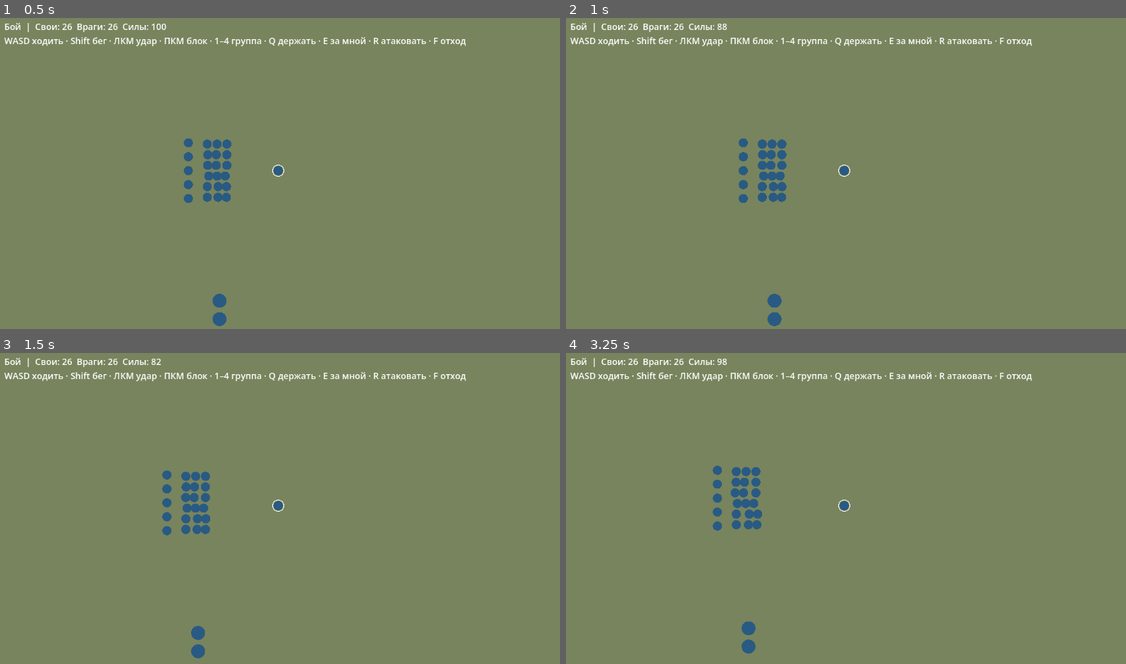
Above: before the commit, frames 1-4 (two rows, left to right).
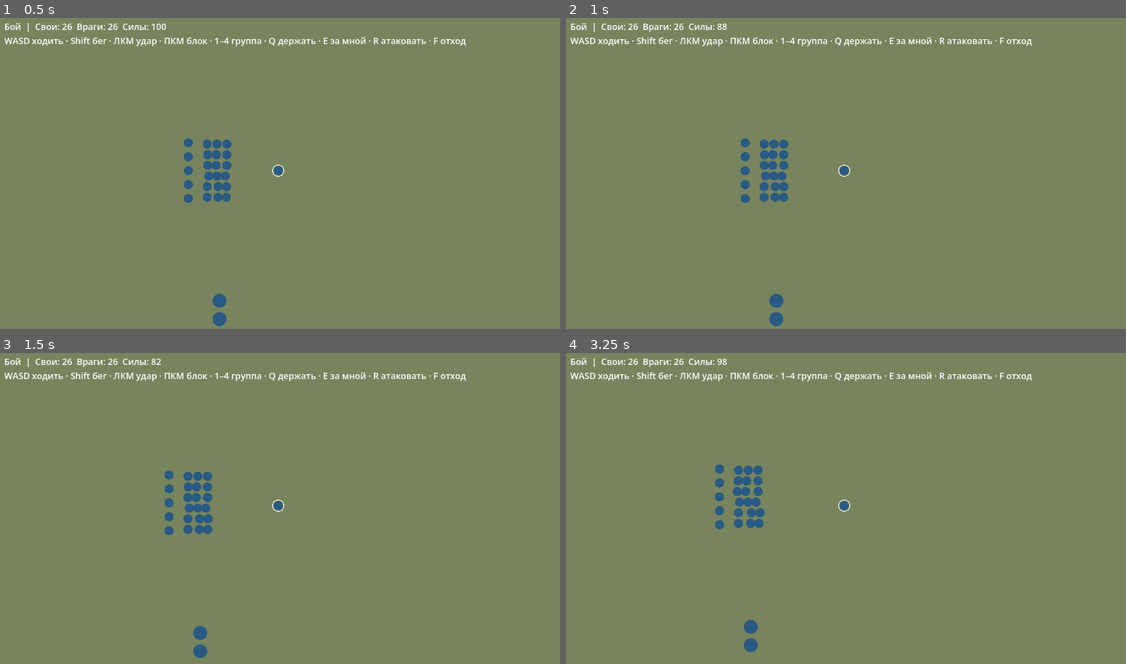
Above: after the commit, the same moments.

Repository: akglebak16/iron-standard
Game: Godot game, scene res://app/main.tscn
Two runs of this game, one before a commit and one after it. Both use one fixed random seed, a clock stepped at 60 frames per second and the inputs below.
Inputs (mouse positions are in pixels of both pictures, inside the frame that each line leads up to):
- Up to frame 1 (0.5 s): no input
- Up to frame 2 (1 s): tap Enter at 0.5 s; move the mouse to (969, 154) at 0.52 s; hold D from 0.53 s (still down); hold Shift from 0.53 s (still down); click (969, 154) at 0.67 s
- Up to frame 3 (1.5 s): move the mouse to (168, 520) at 1.27 s; release D at 1.28 s; release Shift at 1.28 s; hold S from 1.28 s (still down); tap X at 1.35 s
- Up to frame 4 (3.25 s): move the mouse to (902, 436) at 2.02 s; release S at 2.03 s; hold D 2.03-2.78 s; tap 1 at 2.1 s; move the mouse to (818, 567) at 2.77 s; hold W from 2.78 s (still down); tap 2 at 2.85 s; click (818, 567) at 2.92 s

Frame 1 is identical in both runs. In frame 2, 0.5% of the frame differs, in the area x 30-40%, y 38-100%; in frame 3, 0.6%; in frame 4, 0.7%, in the area x 26-36%, y 35-97%.

Commit message:
Перенести параметры ближнего удара героя

Diff:
--- a/godot/battle/application/session.gd
+++ b/godot/battle/application/session.gd
@@ -75,7 +75,7 @@
 
 func _handle_swap() -> void:
 	var pressed: bool = bool(_input.get("swap", false))
-	if pressed and not _swap_held and _gear_catalog != null and not _hero_profile.is_empty() and _hero.attack_windup <= 0.0:
+	if pressed and not _swap_held and _gear_catalog != null and not _hero_profile.is_empty() and _hero.attack_windup < 0.0:
 		var selection := "melee" if _hero_profile.get("sel", "melee") == "ranged" else "ranged"
 		var candidate: Dictionary = _hero_profile.duplicate(true)
 		candidate.sel = selection
--- a/godot/battle/config.gd
+++ b/godot/battle/config.gd
@@ -195,8 +195,17 @@
 const HERO_SHOT_MISS_DISTANCE_FRACTION := 0.7
 const HERO_ATTACK_ARC := 1.0
 const HERO_ATTACK_DISTANCE := 30.0
+const HERO_WEAPON_BASE_REACH := 9.0
+const HERO_MOUNTED_ATTACK_REACH := 8.0
 const HERO_MAX_HITS := 3
 const HERO_FOLLOWUP_DAMAGE := 0.7
+const HERO_DEFAULT_KNOCKBACK := 1.0
+const HERO_KNOCKBACK_DISTANCE := 5.0
+const HERO_BLOCK_HOLD_CHANCE := 0.75
+const HERO_MELEE_DAMAGE_MIN := 0.85
+const HERO_MELEE_DAMAGE_MAX := 1.2
+const HERO_SWING_SECONDS := 0.26
+const HERO_SWING_SPEED_MULTIPLIER := 0.7
 const HERO_ACTIVE_BLOCK_BONUS := 0.13
 const HERO_IDLE_BLOCK_MULTIPLIER := 0.25
 const HERO_MAX_BLOCK_CHANCE := 0.97
--- a/godot/battle/data/hero_stats.gd
+++ b/godot/battle/data/hero_stats.gd
@@ -32,4 +32,5 @@
 	hero.pierce = float(weapon.get("pb", 0.0))
 	hero.accuracy = float(weapon.get("acc", 0.0)) * Config.HERO_GEAR_ACCURACY_MULTIPLIER
 	hero.anti_cavalry = bool(weapon.get("anticav", false))
+	hero.hero_weapon = weapon.duplicate(true)
 	return true
--- a/godot/battle/model/unit.gd
+++ b/godot/battle/model/unit.gd
@@ -50,8 +50,10 @@
 var undead_kind: String = ""
 var stamina: float = Config.HERO_MAX_STAMINA
 var blocking: bool = false
-var attack_windup: float = 0.0
+var attack_windup: float = -1.0
 var swing_facing: float = 0.0
+var swing_timer: float = 0.0
+var hero_weapon: Dictionary = {} # Detached equipment data; only the controlled hero reads it.
 
 func _init(unit_id: int, unit_side: int, at: Vector2, health: float, protection: float, unit_tier: int) -> void:
 	id = unit_id
--- a/godot/battle/rules/combat.gd
+++ b/godot/battle/rules/combat.gd
@@ -27,6 +27,31 @@
 	if attacker.damage_type.is_empty():
 		return battle.hurt(target, raw, attacker)
 	return battle.hurt(target, raw * DamageType.multiplier(attacker.damage_type, target.armor), attacker, DamageType.pierce(attacker.damage_type, target.armor, attacker.pierce))
+
+static func hero_strike(battle: State, hero: Unit, target: Unit, previous_hits: int, rng: RandomNumberGenerator) -> int:
+	var weapon: Dictionary = hero.hero_weapon
+	var direction: float = (target.position - hero.position).angle()
+	var incoming: float = (hero.position - target.position).angle()
+	var rear := absf(wrapf(incoming - target.facing, -PI, PI)) > Config.REAR_ANGLE
+	if not rear and Block.check(target, incoming, false, rng) and rng.randf() < Config.HERO_BLOCK_HOLD_CHANCE - float(weapon.get("brk", 0.0)):
+		return 0
+	var knockback: float = float(weapon.get("kb", Config.HERO_DEFAULT_KNOCKBACK))
+	target.position += Vector2(cos(direction), sin(direction)) * Config.HERO_KNOCKBACK_DISTANCE * knockback
+	var raw: float = hero.damage * rng.randf_range(Config.HERO_MELEE_DAMAGE_MIN, Config.HERO_MELEE_DAMAGE_MAX)
+	if rear:
+		raw *= Config.REAR_DAMAGE_MULTIPLIER
+	if previous_hits > 0:
+		raw *= float(weapon.get("fall", Config.HERO_FOLLOWUP_DAMAGE))
+	if hero.anti_cavalry and target.mounted:
+		raw *= Config.ANTI_CAVALRY_MULTIPLIER
+	if hero.damage_type == EquipmentConfig.DAMAGE_TYPE_BLUNT:
+		if target.undead_kind == "skel":
+			raw *= Config.SKELETON_BLUNT_MULTIPLIER
+		elif target.undead_kind == "zombie":
+			raw *= Config.ZOMBIE_BLUNT_MULTIPLIER
+	if hero.damage_type.is_empty():
+		return battle.hurt(target, raw, hero)
+	return battle.hurt(target, raw * DamageType.multiplier(hero.damage_type, target.armor), hero, DamageType.pierce(hero.damage_type, target.armor, hero.pierce))
 
 static func shoot(attacker: Unit, target: Unit, rng: RandomNumberGenerator) -> Dictionary:
 	var distance: float = attacker.position.distance_to(target.position)
--- a/godot/battle/rules/hero_control.gd
+++ b/godot/battle/rules/hero_control.gd
@@ -12,7 +12,7 @@
 	var move: Vector2 = input.get("move", Vector2.ZERO)
 	move = move.limit_length(1.0)
 	hero.facing = float(input.get("face", hero.facing))
-	hero.blocking = bool(input.get("block", false)) and hero.attack_windup <= 0.0
+	hero.blocking = bool(input.get("block", false)) and hero.attack_windup < 0.0
 	var sprinting: bool = bool(input.get("sprint", false)) and move.length() > Config.HERO_SPRINT_MIN_INPUT and hero.stamina > Config.HERO_SPRINT_MIN_STAMINA and not hero.blocking
 	var speed: float = hero.speed
 	if sprinting:
@@ -23,39 +23,47 @@
 		hero.stamina = minf(Config.HERO_MAX_STAMINA, hero.stamina + recovery * dt)
 	if hero.blocking:
 		speed *= Config.HERO_BLOCK_SPEED_MULTIPLIER
+	if hero.swing_timer > 0.0 and not hero.mounted:
+		speed *= Config.HERO_SWING_SPEED_MULTIPLIER
 	var steering: float = Config.HERO_HORSE_STEERING_RATE if move.length() > 0.0 else Config.HERO_HORSE_IDLE_STEERING_RATE
 	if not hero.mounted:
 		steering = Config.HERO_FOOT_STEERING_RATE
 	hero.velocity = hero.velocity.lerp(move * speed, minf(1.0, steering * dt))
+	hero.attack_cooldown -= dt
+	if bool(input.get("attack", false)) and hero.attack_cooldown <= 0.0 and hero.attack_windup < 0.0 and not hero.blocking:
+		hero.attack_cooldown = hero.attack_interval
+		hero.attack_windup = Config.HERO_RANGED_WINDUP if hero.attack_range > 0.0 else Config.HERO_ATTACK_WINDUP
+		hero.swing_timer = 0.0 if hero.attack_range > 0.0 else Config.HERO_SWING_SECONDS
+		hero.swing_facing = hero.facing
+	if hero.attack_windup >= 0.0:
+		hero.attack_windup -= dt
+		if hero.attack_windup < 0.0:
+			_strike(battle, hero, rng)
+	hero.swing_timer -= dt
 	hero.position += hero.velocity * dt
 	hero.position = hero.position.clamp(Vector2(Config.FIELD_LEFT_RIGHT_MARGIN, Config.FIELD_TOP_MARGIN), battle.arena_size - Vector2(Config.FIELD_LEFT_RIGHT_MARGIN, Config.FIELD_BOTTOM_MARGIN))
-	hero.attack_cooldown -= dt
-	if bool(input.get("attack", false)) and hero.attack_cooldown <= 0.0 and hero.attack_windup <= 0.0 and not hero.blocking:
-		hero.attack_cooldown = hero.attack_interval
-		hero.attack_windup = Config.HERO_RANGED_WINDUP if hero.attack_range > 0.0 else Config.HERO_ATTACK_WINDUP
-		hero.swing_facing = hero.facing
-	if hero.attack_windup > 0.0:
-		hero.attack_windup -= dt
-		if hero.attack_windup <= 0.0:
-			_strike(battle, hero, rng)
 
 static func _strike(battle: State, hero: Unit, rng: RandomNumberGenerator) -> void:
 	if hero.attack_range > 0.0:
 		_shoot(battle, hero, rng)
 		return
+	var weapon: Dictionary = hero.hero_weapon
+	var reach: float = Config.HERO_WEAPON_BASE_REACH + float(weapon.get("reach", 0.0)) if not weapon.is_empty() else hero.melee_reach
+	var attack_distance: float = Config.HERO_ATTACK_DISTANCE + reach + (Config.HERO_MOUNTED_ATTACK_REACH if hero.mounted else 0.0)
+	var arc: float = float(weapon.get("arc", Config.HERO_ATTACK_ARC))
+	var max_hits: int = int(weapon.get("cleave", Config.HERO_MAX_HITS))
 	var hits := 0
 	for enemy: Unit in battle.units:
 		if enemy.side == hero.side or enemy.dead or enemy.gone:
 			continue
 		var delta: Vector2 = enemy.position - hero.position
-		if delta.length() > Config.HERO_ATTACK_DISTANCE + enemy.collision_radius + hero.melee_reach:
+		if delta.length() > attack_distance + enemy.collision_radius:
 			continue
-		if absf(wrapf(delta.angle() - hero.swing_facing, -PI, PI)) > Config.HERO_ATTACK_ARC:
+		if absf(wrapf(delta.angle() - hero.swing_facing, -PI, PI)) > arc:
 			continue
-		var damage_scale: float = Config.HERO_FOLLOWUP_DAMAGE if hits > 0 else 1.0
-		Combat.strike(battle, hero, enemy, rng, damage_scale)
+		Combat.hero_strike(battle, hero, enemy, hits, rng)
 		hits += 1
-		if hits >= Config.HERO_MAX_HITS:
+		if hits >= max_hits:
 			break
 
 static func _shoot(battle: State, hero: Unit, rng: RandomNumberGenerator) -> void:
--- a/godot/battle/tests/application/test_hero_factory.gd
+++ b/godot/battle/tests/application/test_hero_factory.gd
@@ -29,6 +29,7 @@
 	assert(hero.block_chance == 0.5)
 	assert(hero.shield_block == 0.12)
 	assert(hero.weapon_kind == "throw" and hero.damage_type == "pierce")
+	assert(hero.hero_weapon.id == "jav_heavy")
 	assert(hero.pierce == 0.1)
 	assert(is_equal_approx(hero.accuracy, 0.081))
 	setup.hero_profile.eq.ranged = "missing"
--- a/godot/battle/tests/application/test_session.gd
+++ b/godot/battle/tests/application/test_session.gd
@@ -128,6 +128,7 @@
 	setup.hero_profile.eq.ranged = "missing" # Running session owns a detached profile.
 	session.advance(TICK_SECONDS)
 	assert(hero.weapon_kind == "throw" and hero.attack_range == 480.0)
+	assert(hero.hero_weapon.id == "jav_heavy")
 	assert(hero.hp == health and hero.max_hp == maximum)
 	assert(hero.attack_cooldown > 0.0)
 	session.advance(TICK_SECONDS)
@@ -139,6 +140,7 @@
 	session.set_hero_input(input)
 	session.advance(TICK_SECONDS)
 	assert(hero.weapon_kind == "sword" and hero.attack_range == 0.0)
+	assert(hero.hero_weapon.id == "sword_knight")
 	assert(hero.hp == health)
 	var melee_only: Setup = load("res://battle/data/demo_battle.tres").duplicate(true)
 	melee_only.hero_profile = {"eq": {"melee": "sword_old"}}
--- a/godot/battle/tests/rules/test_hero_control.gd
+++ b/godot/battle/tests/rules/test_hero_control.gd
@@ -5,6 +5,7 @@
 const Unit = preload("res://battle/model/unit.gd")
 const BattleState = preload("res://battle/model/state.gd")
 const HeroControl = preload("res://battle/rules/hero_control.gd")
+const WIND_RESOLVE_STEP := 0.01
 
 func _initialize() -> void:
 	var battle = BattleState.new()
@@ -52,9 +53,12 @@
 	var expected_rng := RandomNumberGenerator.new()
 	expected_rng.seed = rng.seed
 	HeroControl.step(battle, hero, {"face": 0.0, "attack": true}, Config.HERO_ATTACK_WINDUP, rng)
+	assert(hero.attack_windup == 0.0)
+	assert(battle.units[1].hp == 1000.0)
+	HeroControl.step(battle, hero, {"face": 0.0}, WIND_RESOLVE_STEP, rng)
 	for index in Config.HERO_MAX_HITS:
 		var scale: float = 1.0 if index == 0 else Config.HERO_FOLLOWUP_DAMAGE
-		var raw := hero.damage * scale * expected_rng.randf_range(Config.MELEE_DAMAGE_MIN, Config.MELEE_DAMAGE_MAX)
+		var raw := hero.damage * scale * expected_rng.randf_range(Config.HERO_MELEE_DAMAGE_MIN, Config.HERO_MELEE_DAMAGE_MAX)
 		var expected: int = preload("res://battle/rules/damage.gd").after_armor(raw, 0)
 		assert(battle.units[index + 1].hp == 1000 - expected)
 	assert(battle.units.back().hp == 1000) # Hit limit preserved.
@@ -76,6 +80,8 @@
 	var rng := RandomNumberGenerator.new()
 	rng.seed = 19
 	HeroControl.step(battle, hero, {"face": 0.0, "attack": true}, Config.HERO_RANGED_WINDUP, rng)
+	assert(battle.projectiles.is_empty())
+	HeroControl.step(battle, hero, {"face": 0.0}, WIND_RESOLVE_STEP, rng)
 	assert(battle.projectiles.size() == 1)
 	var shot: Dictionary = battle.projectiles[0]
 	assert(shot.throwing and shot.damage_type == EquipmentConfig.DAMAGE_TYPE_PIERCE)
@@ -89,6 +95,8 @@
 	miss.add_unit(other_hero)
 	miss.add_unit(Unit.new(1, 1, Vector2(100, 250), 100, 0, 1))
 	HeroControl.step(miss, other_hero, {"face": 0.0, "attack": true}, Config.HERO_RANGED_WINDUP, rng)
+	assert(miss.projectiles.is_empty())
+	HeroControl.step(miss, other_hero, {"face": 0.0}, WIND_RESOLVE_STEP, rng)
 	assert(miss.projectiles.size() == 1)
 	var missed: Dictionary = miss.projectiles[0]
 	assert(is_equal_approx(missed.duration, 210.0 / Config.SHOT_SPEED + Config.PROJECTILE_START_DELAY))
--- /dev/null
+++ b/godot/battle/tests/rules/test_hero_strike.gd
@@ -0,0 +1,89 @@
+extends SceneTree
+const Config = preload("res://battle/config.gd")
+const EquipmentConfig = preload("res://equipment/config.gd")
+const Damage = preload("res://battle/rules/damage.gd")
+const DamageType = preload("res://equipment/rules/damage_type.gd")
+const HeroControl = preload("res://battle/rules/hero_control.gd")
+const State = preload("res://battle/model/state.gd")
+const Unit = preload("res://battle/model/unit.gd")
+const RESOLVE_STEP := 0.01
+
+func _initialize() -> void:
+	_test_weapon_shape_damage_and_knockback()
+	_test_block_break()
+	_test_mounted_reach_and_locked_direction()
+	print("Hero strike tests passed")
+	quit(0)
+
+func _hero() -> Unit:
+	var hero := Unit.new(0, 0, Vector2(100, 100), 100, 0, 1)
+	hero.hero = true
+	hero.damage = 40.0
+	hero.attack_interval = 1.0
+	return hero
+
+func _swing(battle: State, hero: Unit, rng: RandomNumberGenerator, resolve_face: float = 0.0) -> void:
+	HeroControl.step(battle, hero, {"face": 0.0, "attack": true}, Config.HERO_ATTACK_WINDUP, rng)
+	assert(hero.attack_windup == 0.0)
+	HeroControl.step(battle, hero, {"face": resolve_face}, RESOLVE_STEP, rng)
+
+func _test_weapon_shape_damage_and_knockback() -> void:
+	var battle := State.new()
+	var hero := _hero()
+	hero.hero_weapon = {"reach": 20.0, "arc": 0.5, "cleave": 2, "fall": 0.4, "kb": 2.0}
+	hero.damage_type = EquipmentConfig.DAMAGE_TYPE_PIERCE
+	hero.pierce = 0.1
+	battle.add_unit(hero)
+	var targets := [Vector2(165, 100), Vector2(170, 100), Vector2(160, 100), Vector2(140, 140), Vector2(180, 100)]
+	for position in targets:
+		var enemy := Unit.new(battle.units.size(), 1, position, 1000, 20, 1)
+		enemy.facing = PI
+		battle.add_unit(enemy)
+	var rng := RandomNumberGenerator.new()
+	rng.seed = 23
+	var reference := RandomNumberGenerator.new()
+	reference.seed = 23
+	_swing(battle, hero, rng, PI) # Facing changes after the swing starts; aim stays at zero.
+	for index in 2:
+		var enemy: Unit = battle.units[index + 1]
+		var raw: float = hero.damage * reference.randf_range(Config.HERO_MELEE_DAMAGE_MIN, Config.HERO_MELEE_DAMAGE_MAX)
+		if index > 0:
+			raw *= 0.4
+		var expected: int = Damage.after_armor(raw, enemy.armor, DamageType.pierce(hero.damage_type, enemy.armor, hero.pierce))
+		assert(enemy.hp == 1000.0 - expected)
+		assert(enemy.position == targets[index] + Vector2(10, 0))
+	assert(battle.units[3].hp == 1000.0) # Cleave limit.
+	assert(battle.units[4].hp == 1000.0) # Outside weapon arc.
+	assert(battle.units[5].hp == 1000.0) # Outside reach.
+	assert(hero.damage == 40.0)
+
+func _test_block_break() -> void:
+	var battle := State.new()
+	var hero := _hero()
+	hero.hero_weapon = {"brk": 1.0}
+	var shielded := Unit.new(1, 1, Vector2(140, 100), 100, 0, 1)
+	shielded.facing = PI
+	shielded.block_chance = 1.0
+	battle.add_unit(hero)
+	battle.add_unit(shielded)
+	var rng := RandomNumberGenerator.new()
+	rng.seed = 7
+	_swing(battle, hero, rng)
+	assert(shielded.hp < 100.0)
+
+func _test_mounted_reach_and_locked_direction() -> void:
+	var battle := State.new()
+	var hero := _hero()
+	hero.hero_weapon = {"reach": 0.0}
+	var target := Unit.new(1, 1, Vector2(155, 100), 100, 0, 1)
+	target.facing = PI
+	battle.add_unit(hero)
+	battle.add_unit(target)
+	var rng := RandomNumberGenerator.new()
+	rng.seed = 5
+	_swing(battle, hero, rng)
+	assert(target.hp == 100.0)
+	hero.mounted = true
+	hero.attack_cooldown = 0.0
+	_swing(battle, hero, rng)
+	assert(target.hp < 100.0)
Not shown, changed: CHANGELOG.md
Not shown, changed: godot/MIGRATION_CHECKLIST.md
Not shown, changed: godot/battle/PARITY.md
Not shown, changed: shareness/lessons.md
